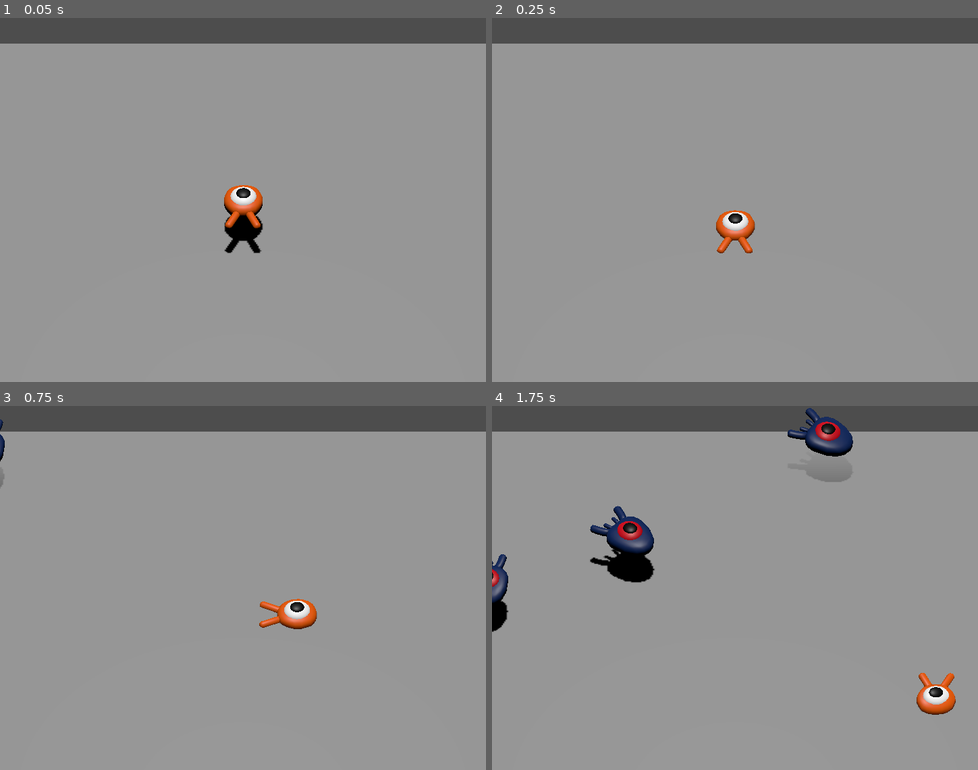
Above: before the commit, frames 1-4 (two rows, left to right).
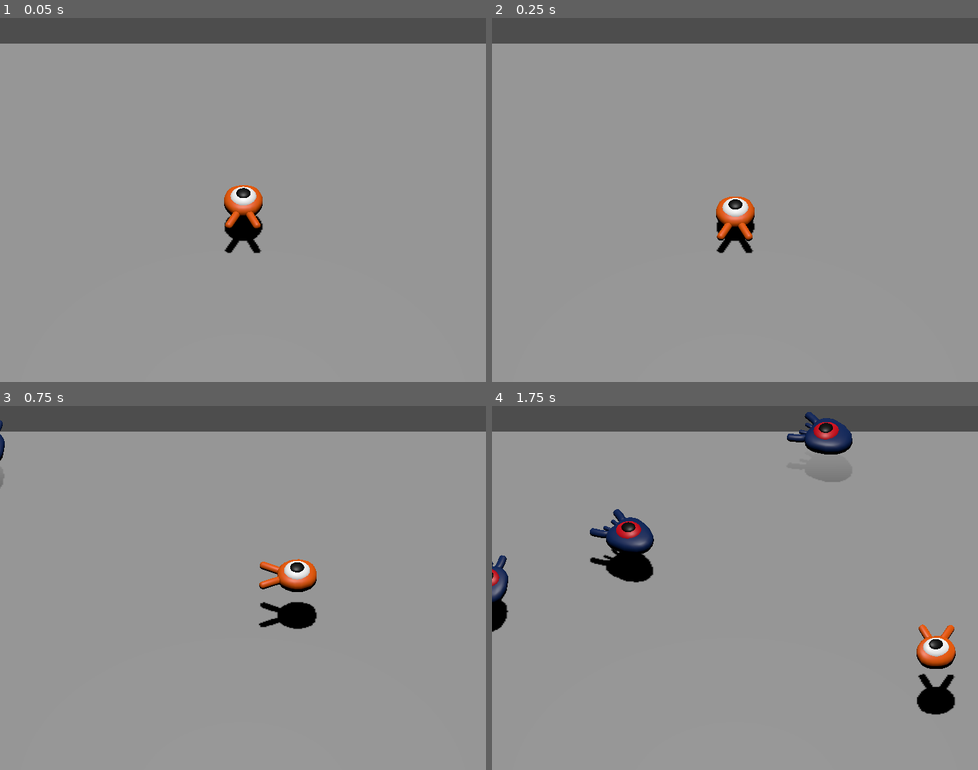
Above: after the commit, the same moments.

Repository: kekkorider/godot-dodge-the-creeps-3d
Game: Godot game, scene res://main.tscn
Two runs of this game, one before a commit and one after it. Both use one fixed random seed, a clock stepped at 60 frames per second and the inputs below.
Inputs:
- Up to frame 1 (0.05 s): no input
- Up to frame 2 (0.25 s): no input
- Up to frame 3 (0.75 s): tap Enter at 0.5 s; hold Right (move_right) from 0.53 s (still down); tap Space (jump) at 0.6 s
- Up to frame 4 (1.75 s): tap Space (jump) at 0.77, 1.07, 1.35, 1.52 s; release Right (move_right) at 1.28 s; hold Down (move_back) from 1.28 s (still down)

Frame 1 is identical in both runs. In frame 2, 1.0% of the frame differs, in the area x 46-55%, y 49-65%; in frame 3, 1.4%; in frame 4, 2.2%, in the area x 0-96%, y 0-85%.

Commit message:
Kill enemies

Diff:
--- a/main.tscn
+++ b/main.tscn
@@ -29,6 +29,8 @@
 
 [node name="Ground" type="StaticBody3D" parent="."]
 transform = Transform3D(1, 0, 0, 0, 1, 0, 0, 0, 1, 0, -3, 0)
+collision_layer = 4
+collision_mask = 0
 
 [node name="CollisionShape" type="CollisionShape3D" parent="Ground"]
 shape = SubResource("BoxShape3D_vljlo")
@@ -41,6 +43,10 @@
 shadow_enabled = true
 
 [node name="Player" parent="." instance=ExtResource("1_7cs2b")]
+speed = null
+fall_acceleration = null
+jump_impulse = null
+bounce_impulse = null
 
 [node name="CameraPivot" type="Marker3D" parent="."]
 transform = Transform3D(1, 0, 0, 0, 0.707107, 0.707107, 0, -0.707107, 0.707107, 0, 0, 0)
@@ -58,6 +64,7 @@
 transform = Transform3D(-4.37114e-08, 0, -1, 0, 1, 0, 1, 0, -4.37114e-08, -13.675, 0, -12.4029)
 
 [node name="Cylinders" type="Node3D" parent="."]
+visible = false
 
 [node name="MeshInstance3D" type="MeshInstance3D" parent="Cylinders"]
 transform = Transform3D(1, 0, 0, 0, 1, 0, 0, 0, 1, -13.6852, 0, -12)
--- a/mob.gd
+++ b/mob.gd
@@ -2,6 +2,8 @@
 
 @export var min_speed: int = 10
 @export var max_speed: int = 20
+
+signal squashed
 
 func _physics_process(_delta) -> void:
   move_and_slide()
@@ -28,3 +30,7 @@
 
 func _on_visible_on_screen_notifier_3d_screen_exited() -> void:
   queue_free()
+
+func squash() -> void:
+  squashed.emit()
+  queue_free()
--- a/mob.tscn
+++ b/mob.tscn
@@ -6,7 +6,9 @@
 [sub_resource type="BoxShape3D" id="BoxShape3D_i515g"]
 size = Vector3(2.0459, 1.22766, 2.24841)
 
-[node name="Mob" type="CharacterBody3D"]
+[node name="Mob" type="CharacterBody3D" groups=["mobs"]]
+collision_layer = 2
+collision_mask = 0
 script = ExtResource("1_k4ofo")
 
 [node name="Pivot" type="Node3D" parent="."]
--- a/player.gd
+++ b/player.gd
@@ -4,6 +4,10 @@
 @export var speed: float = 14
 # Downward acceleration when in the air, in meters per second squared
 @export var fall_acceleration: float = 75
+# Vertical impulse when jumping, in meters per second
+@export var jump_impulse: float = 20
+# Vertical impulse when bouncing over an enemy, in meters per second
+@export var bounce_impulse: float = 16
 
 var target_velocity = Vector3.ZERO
 
@@ -34,4 +38,32 @@
 
   # Moving the character
   velocity = target_velocity
+
+  # Jumping
+  if is_on_floor() and Input.is_action_just_pressed("jump"):
+    target_velocity.y = jump_impulse
+
+  # Iterate through all collisions
+  for index in range(get_slide_collision_count()):
+    # Get a single collision
+    var collision = get_slide_collision(index)
+
+    # Do nothing if it's colliding with the ground
+    if collision.get_collider() == null:
+      continue
+
+    # If colliding with a mob
+    if collision.get_collider().is_in_group("mobs"):
+      var mob = collision.get_collider()
+
+      # If hitting from above
+      if Vector3.UP.dot(collision.get_normal()) > 0.1:
+        mob.squash()
+
+        # Bounce
+        target_velocity.y = jump_impulse
+
+        # Prevent duplicate calls
+        break
+
   move_and_slide()
--- a/player.tscn
+++ b/player.tscn
@@ -3,17 +3,22 @@
 [ext_resource type="PackedScene" uid="uid://bseawl4s4io3l" path="res://art/player.glb" id="1_pmfmv"]
 [ext_resource type="Script" path="res://player.gd" id="1_q3tbr"]
 
-[sub_resource type="SphereShape3D" id="SphereShape3D_7yx7l"]
-margin = 0.4
-radius = 0.8
+[sub_resource type="CapsuleShape3D" id="CapsuleShape3D_07byn"]
+radius = 1.04566
+height = 3.07558
 
 [node name="Player" type="CharacterBody3D"]
+collision_mask = 6
 script = ExtResource("1_q3tbr")
+speed = null
+fall_acceleration = null
+jump_impulse = null
+bounce_impulse = null
 
 [node name="Pivot" type="Node3D" parent="."]
 
 [node name="Character" parent="Pivot" instance=ExtResource("1_pmfmv")]
 
 [node name="CollisionShape" type="CollisionShape3D" parent="."]
-transform = Transform3D(1, 0, 0, 0, 1, 0, 0, 0, 1, 0, 0.791086, 0)
-shape = SubResource("SphereShape3D_7yx7l")
+transform = Transform3D(1, 0, 0, 0, -4.37114e-08, -1, 0, 1, -4.37114e-08, 0, 0, 0.273293)
+shape = SubResource("CapsuleShape3D_07byn")
--- a/project.godot
+++ b/project.godot
@@ -57,6 +57,12 @@
 ]
 }
 
+[layer_names]
+
+3d_physics/layer_1="player"
+3d_physics/layer_2="enemies"
+3d_physics/layer_3="world"
+
 [rendering]
 
 renderer/rendering_method="gl_compatibility"
